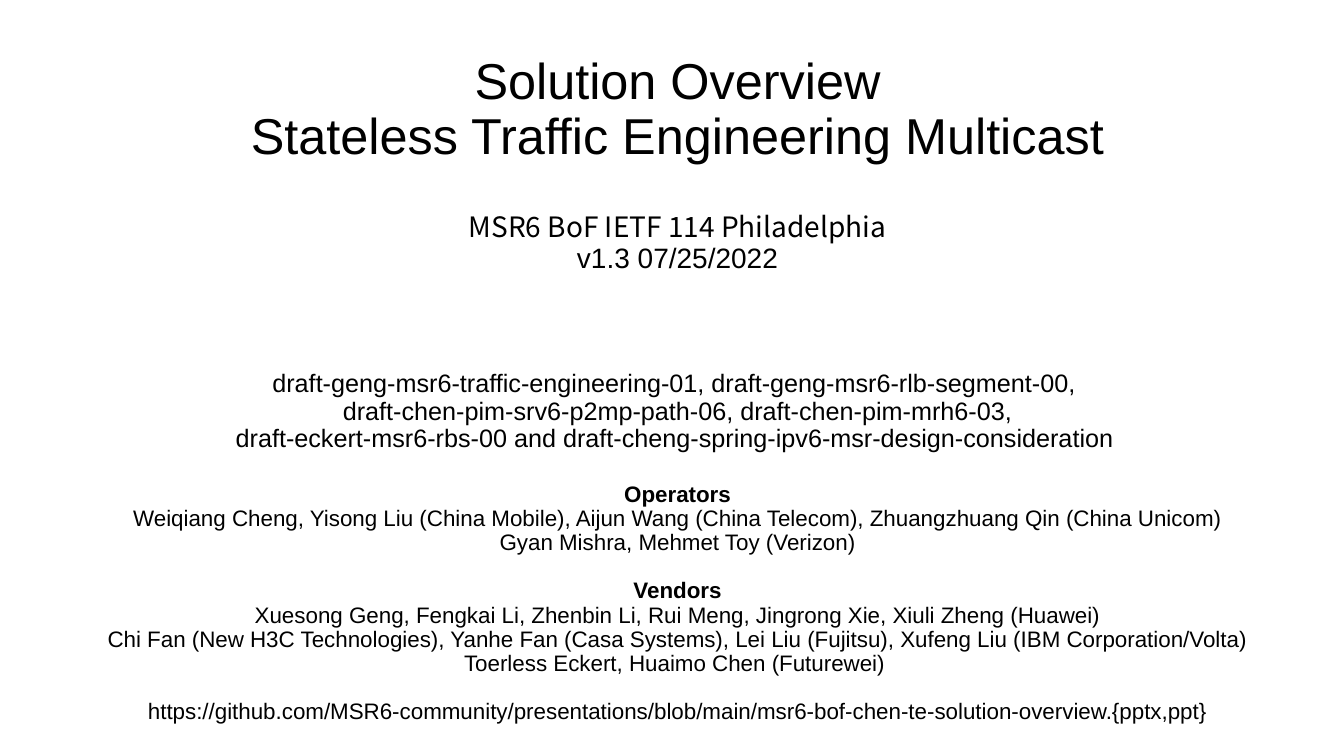
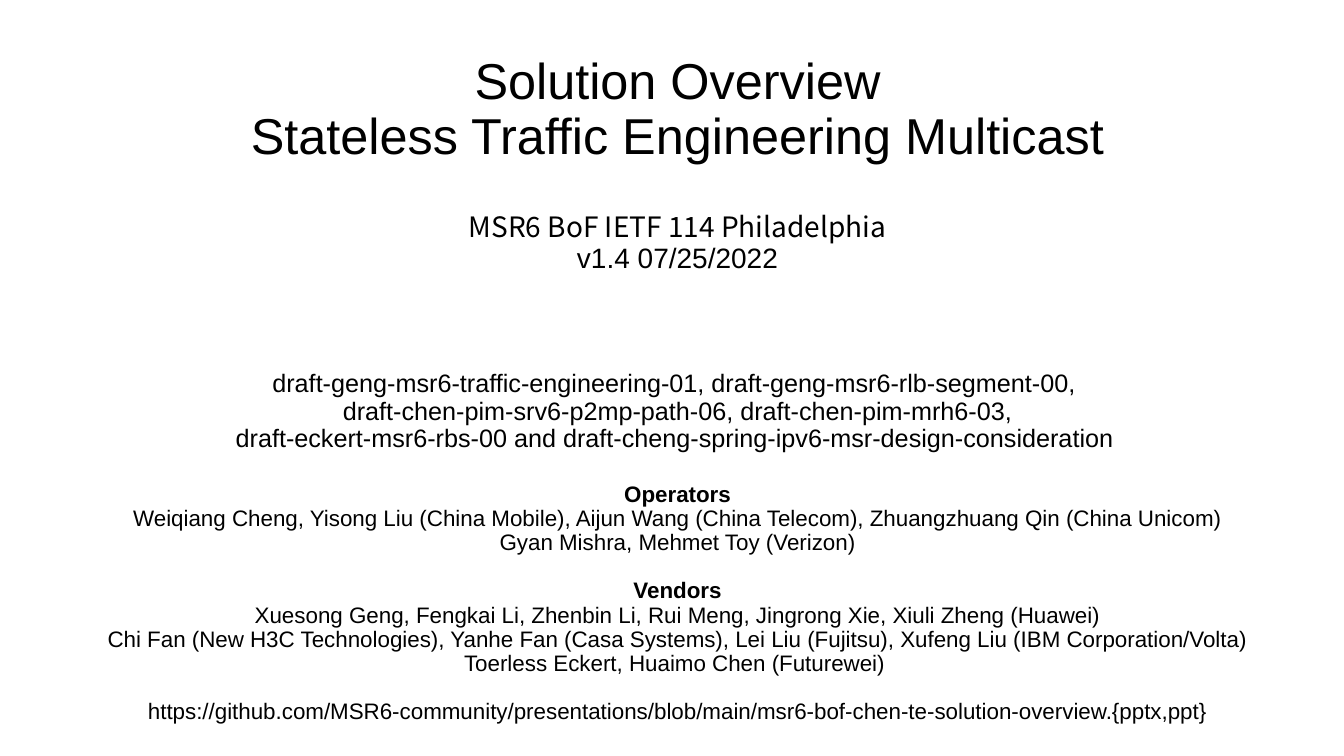
Before and after one commit to MSR6-community/presentations, a slide deck: slide 1 of msr6-bof-chen-te-solution-overview.pptx. Drawn at 1344x756 pixels with LibreOffice and Linux fonts; fonts in the diff are those of the drawing. Boxes give left, top, right and bottom in pixels: in the first picture for what was removed or moved away, otherwise in the second. Text is boxed around its words. In the diff, an @@ line names an element or a change of style, - is before the commit and + after.

Commit message:
Add files via upload
More clarification on segment based draft brief, changed version to 1.4

```diff
--- a/msr6-bof-chen-te-solution-overview.pptx
+++ b/msr6-bof-chen-te-solution-overview.pptx
@@ title at (236, 62, 1113, 507): text changed @@
-Solution Overview
-Stateless Traffic Engineering Multicast
-MSR6 BoF IETF 114 Philadelphia
-v1.3 07/25/2022
-draft-geng-msr6-traffic-engineering-01, draft-geng-msr6-rlb-segment-00,
-draft-chen-pim-srv6-p2mp-path-06, draft-chen-pim-mrh6-03,
-draft-eckert-msr6-rbs-00 and draft-cheng-spring-ipv6-msr-design-consideration
-Operators
+Solution Overview
+Stateless Traffic Engineering Multicast
+MSR6 BoF IETF 114 Philadelphia
+v1.4 07/25/2022
+draft-geng-msr6-traffic-engineering-01, draft-geng-msr6-rlb-segment-00,
+draft-chen-pim-srv6-p2mp-path-06, draft-chen-pim-mrh6-03,
+draft-eckert-msr6-rbs-00 and draft-cheng-spring-ipv6-msr-design-consideration
+Operators
```
Also in this commit, not shown: 1 other slide changed, 1 other file.
